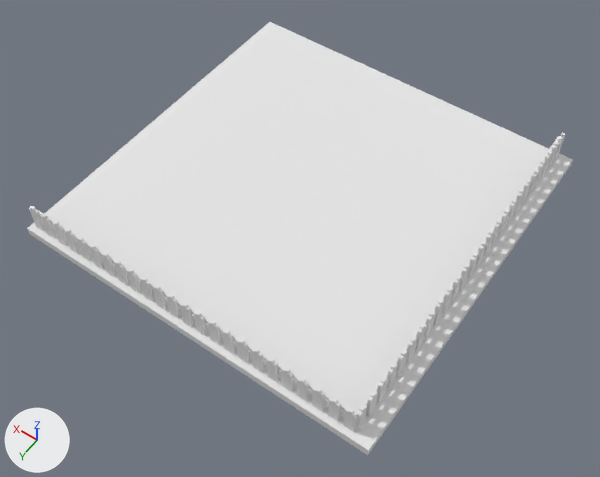
Two versions of the OBJ model Assets/Models/Level1/funland/funland-3.obj, one commit apart.
The view is the same before and after, from a camera (50 mm lens) standing at (-11.14, 14.57, 16.24) and looking at (-1.63, 1.25, -4.69). The lights are fixed; the arrows at lower left show +X, +Y and +Z. Where no turn or scale is listed for an object, it has been applied to the vertices. Vertices at the same position are counted once.

In view in the first picture: 'Untitled'.
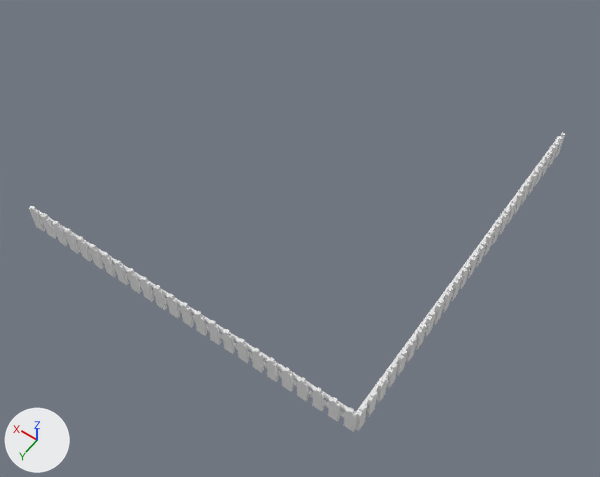
The change, as a list of edits to the scene's bpy script:
```text
Change me_untitled:
    used by ob_untitled; location = (0.0, 0.0, 0.0)
    remove me_untitled.from_pydata(...)  # 1194 vertices, 2762 faces; spans x -7.4..5.2, y -6.3..6.3, z -4.3..-3.0
    add me_untitled.from_pydata(...)  # 1186 vertices, 2556 faces; spans x -6.9..5.2, y -6.3..6.1, z -4.0..-3.0
    me_untitled part 1
    8 vertices are removed from x -7.4..5.2, y -6.3..6.3, z -4.3..-4.0
    304 faces are deleted
    98 new faces join them
```

Boxes [x1, y1, x2, y2] around the edits, measured in the pictures (600 x 477 px):
'Untitled', reshaped (31% shorter): before [27, 22, 573, 455]; after [29, 132, 566, 432]
part 1 of me_untitled, cut back: before [27, 22, 573, 455]
